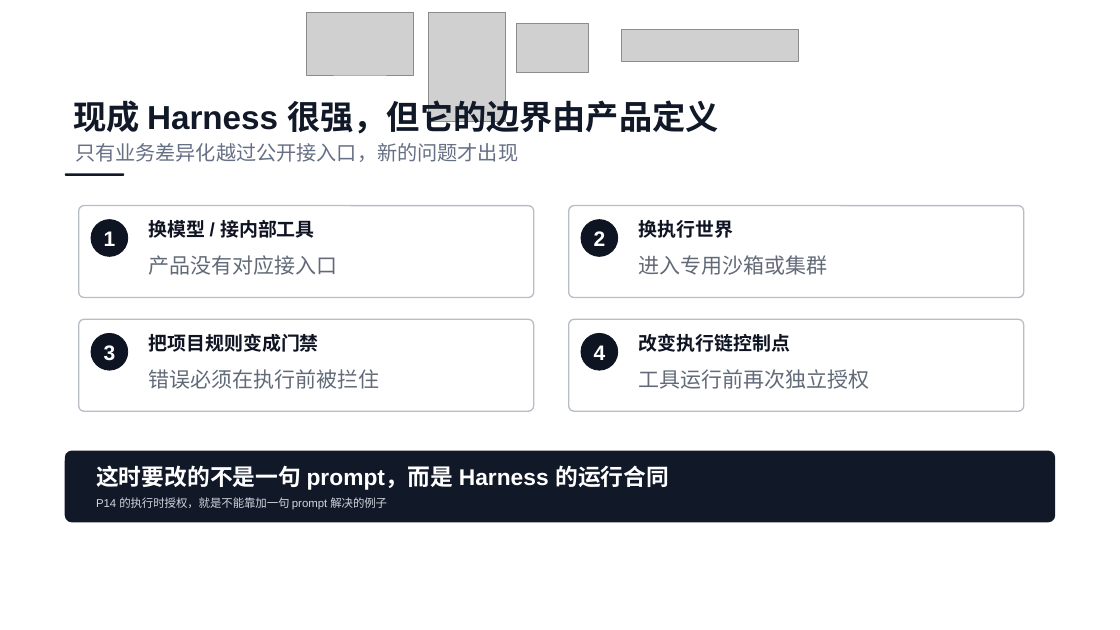
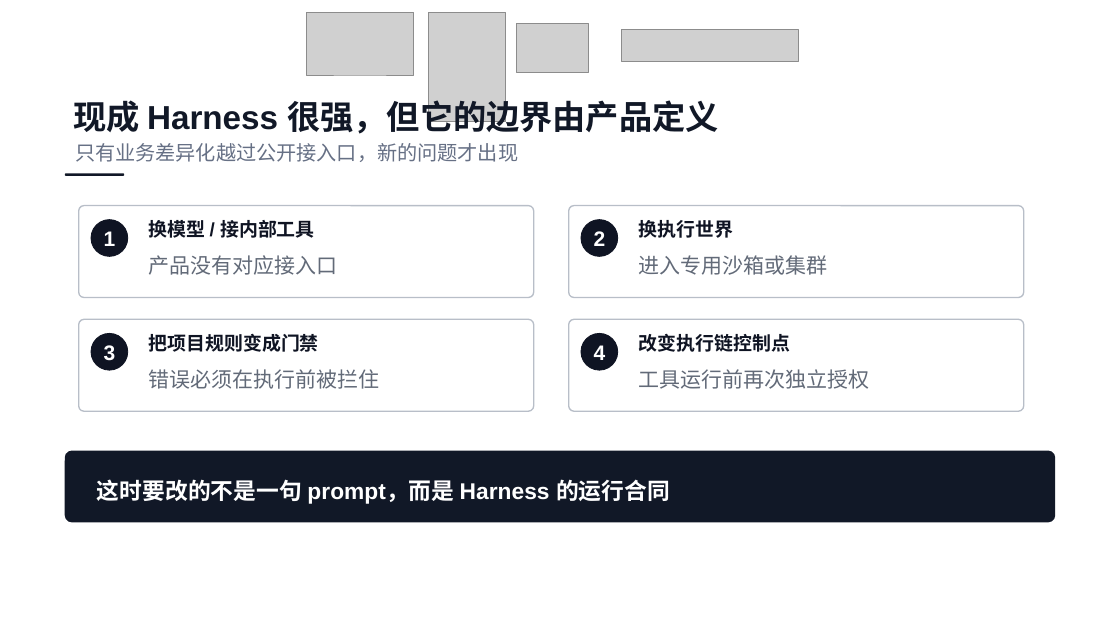
Before and after one commit to ethan-jiang-1/ai_dev_sdlc_aidc, a slide deck: slide 17 of talk-ai-coding-evolution/05_output/v4/OPC航海指南-harness-v4.pptx. Drawn at 1120x630 pixels with LibreOffice and Linux fonts; fonts in the diff are those of the drawing; grey boxes stand for pictures. Boxes give left, top, right and bottom in pixels: in the first picture for what was removed or moved away, otherwise in the second. Text is boxed around its words. In the diff, an @@ line names an element or a change of style, - is before the commit and + after.

```diff
--- a/talk-ai-coding-evolution/05_output/v4/OPC航海指南-harness-v4.pptx
+++ b/talk-ai-coding-evolution/05_output/v4/OPC航海指南-harness-v4.pptx
@@ text "这时要改的不是一句 prompt，而是 Harness 的运行合同" moved from (x1=96, y1=465, x2=669, y2=490) to (x1=97, y1=479, x2=670, y2=504) @@
@@ text removed at (x1=96, y1=497, x2=387, y2=509) @@
-P14 的执行时授权，就是不能靠加一句 prompt 解决的例子
```
Also in this commit, not shown: 9 other slides changed, 3 other files.
